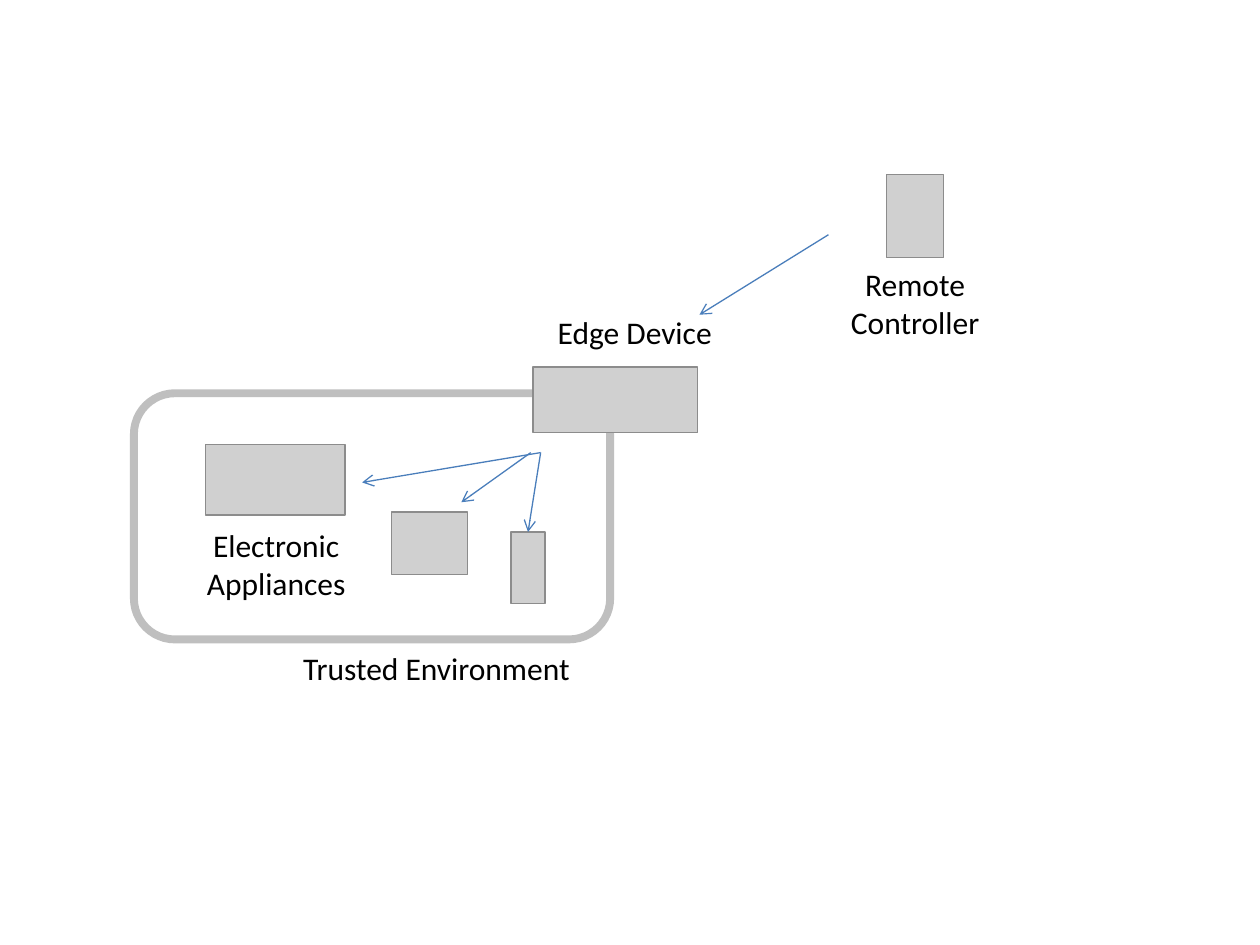
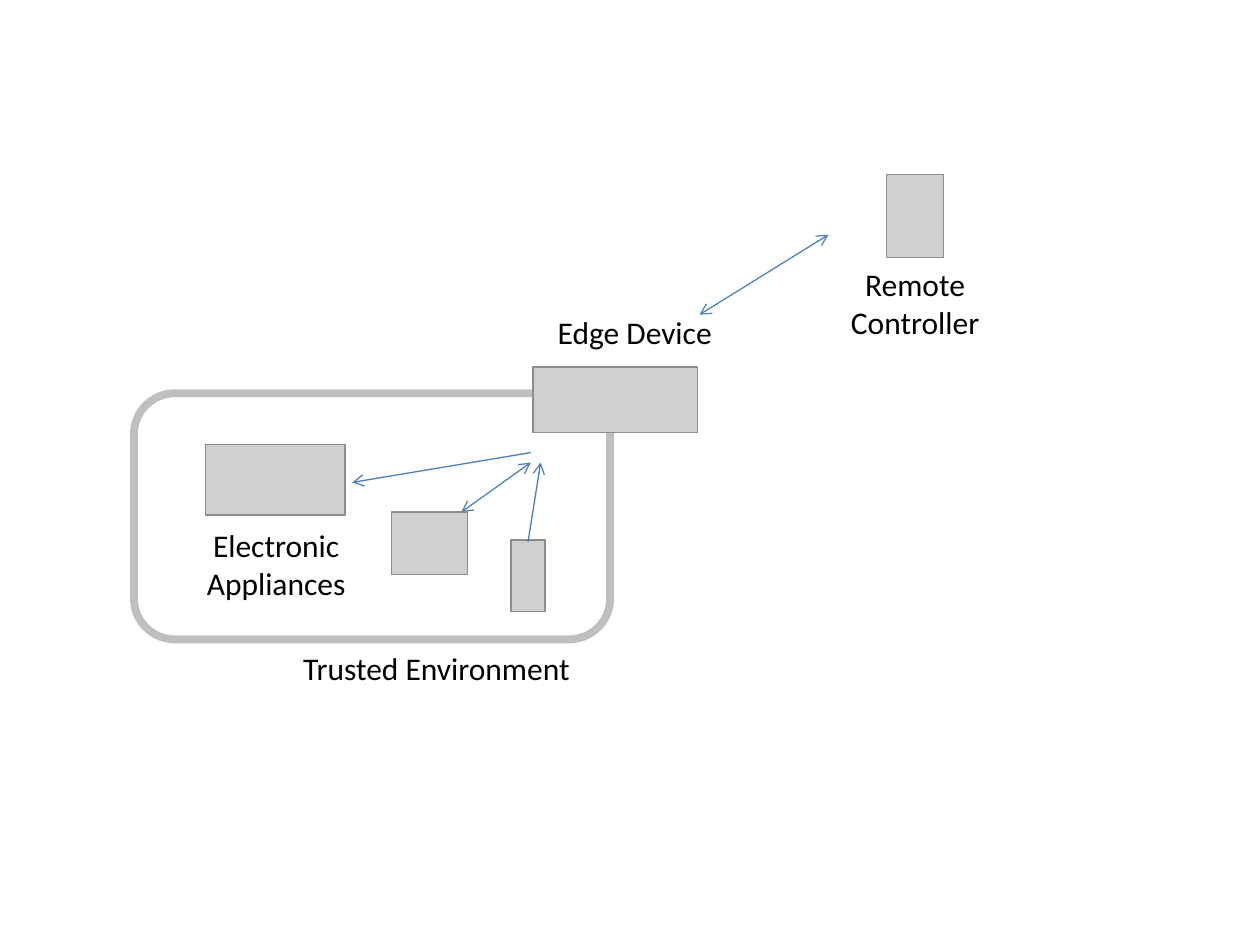
Before and after one commit to w3c/wot-architecture, a slide deck: slide 5 of images/wot-use-cases/wot-use-cases-large.pptx. Drawn at 1260x945 pixels with LibreOffice and Linux fonts; fonts in the diff are those of the drawing; grey boxes stand for pictures. Boxes give left, top, right and bottom in pixels: in the first picture for what was removed or moved away, otherwise in the second. Text is boxed around its words. In the diff, an @@ line names an element or a change of style, - is before the commit and + after.

```diff
--- a/images/wot-use-cases/wot-use-cases-large.pptx
+++ b/images/wot-use-cases/wot-use-cases-large.pptx
@@ arrow (828, 234) - (699, 315): arrow to double arrow; stroke #4B7EBC 0.75 pt to #4F81BD 0.75 pt @@
@@ arrow moved from (541, 452) - (362, 483) to (530, 452) - (353, 483) @@
@@ 1 picture, 1 arrow, 1 double arrow: place and size @@
-1 picture, 1 arrow, 1 double arrow at <box>461,452,546,604</box>
+1 picture, 1 arrow, 1 double arrow at <box>461,462,546,612</box>
@@ arrow (530, 462) - (461, 512): arrow to double arrow; stroke #4B7EBC 0.75 pt to #4F81BD 0.75 pt @@
@@ arrow (541, 462) - (528, 542): arrowheads changed @@
```
Also in this commit, not shown: 7 other slides changed, 20 other files.
